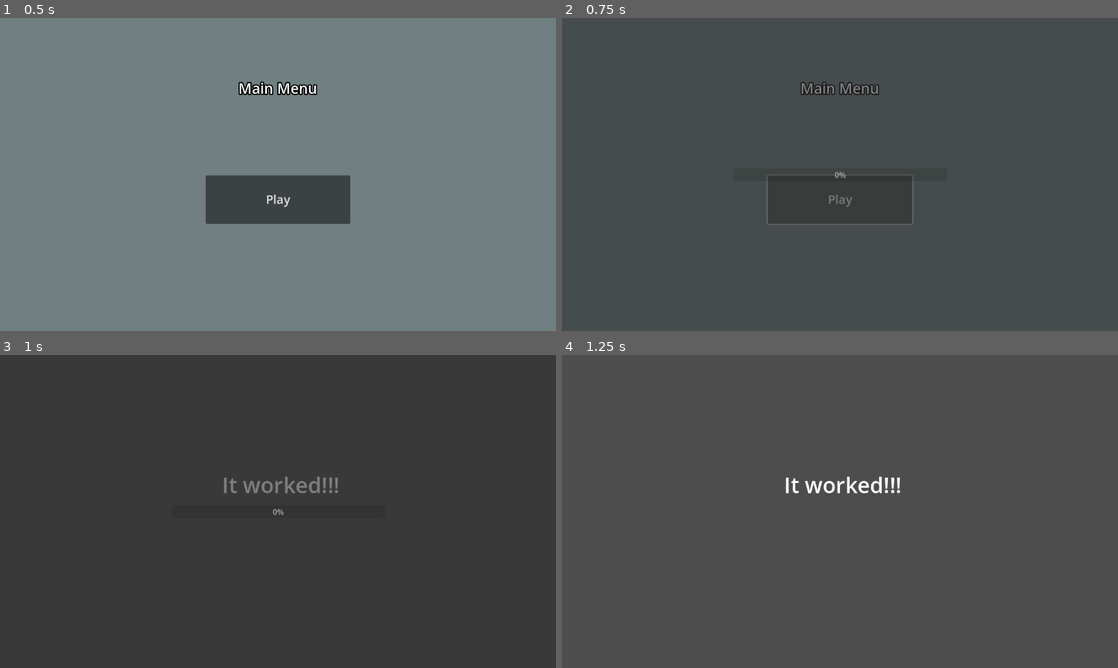
Above: before the commit, frames 1-4 (two rows, left to right).
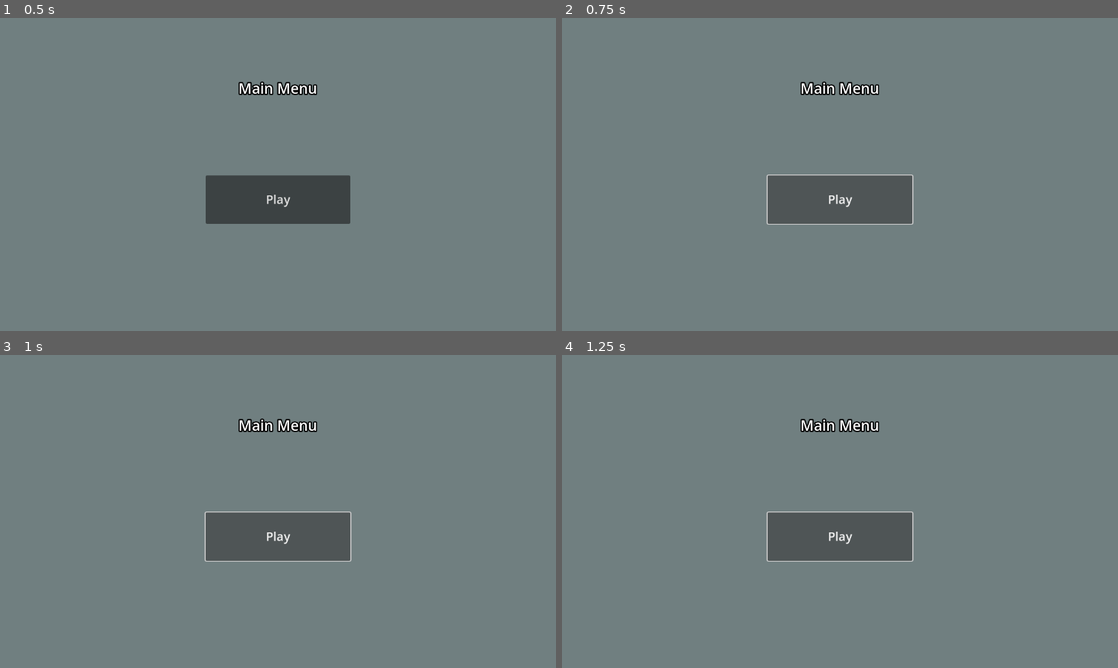
Above: after the commit, the same moments.

Repository: QuebleGameDev/BackgroundLoading
Game: Godot game, scene res://Game States/Main Menu/main_menu.tscn
Same seed, same stepped clock (60 frames per second), same inputs: the game is played once before the commit and once after it.
Inputs:
- Up to frame 1 (0.5 s): no input
- Up to frame 2 (0.75 s): click "Play" at 0.5 s
- Up to frame 3 (1 s): no input
- Up to frame 4 (1.25 s): no input

Frame 1 is identical in both runs. In frame 2, 100% of the frame differs, in the area x 0-100%, y 0-100%; in frame 3, 100%; in frame 4, 96%.

Commit message:
Skeleton Base

Diff:
--- a/Autoloads/global.gd
+++ /dev/null
@@ -1,72 +0,0 @@
-extends Node
-
-#--------------------------------------------------------
-# Scene paths aren't preloaded
-const GAME_SCENES = { # A dictionary of predefined scenes with string tags.  If the tag doesn't exist when loading, assumes path if absolute.
-"game_world": "res://Game States/Game World/game_world.tscn"
-}
-
-# Preload loading screen scene
-var loading_scene = preload("res://Loading Screen/loading_screen.tscn")
-#--------------------------------------------------------
-
-
-
-#--------------------------------------------------------
-func load_scene(current_scene, next_scene):
-
-	# Create a new loading scene from the root
-	var loading_scene_instance = loading_scene.instantiate()
-	get_tree().get_root().call_deferred("add_child",loading_scene_instance)
-
-	# Finds the path to the scene file. (needs to fetch from GAME_SCENES if applicable)
-	var load_path : String
-	if GAME_SCENES.has(next_scene): # If the scene is predefined, load the tags value.  Otherwise load the given path.
-		load_path = GAME_SCENES[next_scene]
-	else:
-		load_path = next_scene
-
-	var loader_next_scene
-	if ResourceLoader.exists(load_path):
-		loader_next_scene = ResourceLoader.load_threaded_request(load_path)
-
-	# Check if file exists
-	if loader_next_scene == null:
-		# handle your error
-		print("error: Attempting to load non-existent file!")
-		return
-
-	# Waits until the loading scene signals that it's safe to load (aka full screen covered)
-	await loading_scene_instance.safe_to_load
-	current_scene.queue_free()
-
-
-
-	# Continually check status of loading thread to update progress bar, and break when finished.
-	while true:
-		var load_progress = []
-		var load_status = ResourceLoader.load_threaded_get_status(load_path, load_progress)
-
-		# when we get a chunk of data
-		match load_status:
-			0: # THREAD_LOAD_INVALID_RESOURCE
-				print("error: Cannot load, resource is invalid.")
-				return
-
-			1: # THREAD_LOAD_IN_PROGRESS
-				# Update progress bar value on loading screen
-				loading_scene_instance.get_node("Control/load_ProgressBar").value = load_progress[0]
-
-			2: # THREAD_LOAD_FAILED
-				print("error: Loading failed!")
-				return
-
-			3: # THREAD_LOAD_LOADED
-				# Scene is loaded, now create an instance and add it as a child
-				var next_scene_instance = ResourceLoader.load_threaded_get(load_path).instantiate()
-				get_tree().get_root().call_deferred("add_child", next_scene_instance)
-
-				# Close loading screen
-				loading_scene_instance.fade_out_loading_screen()
-				return
-#--------------------------------------------------------
--- a/Game States/Main Menu/main_menu.gd
+++ /dev/null
@@ -1,9 +0,0 @@
-extends Node2D
-
-
-
-
-
-func _on_play_button_pressed():
-	print("Button pressed")
-	Global.load_scene(self, "game_world")
--- a/Game States/Main Menu/main_menu.tscn
+++ b/Game States/Main Menu/main_menu.tscn
@@ -1,12 +1,9 @@
-[gd_scene load_steps=3 format=3 uid="uid://d2krt1uvlkrrx"]
-
-[ext_resource type="Script" path="res://Game States/Main Menu/main_menu.gd" id="1_orel0"]
+[gd_scene load_steps=2 format=3 uid="uid://d2krt1uvlkrrx"]
 
 [sub_resource type="StyleBoxFlat" id="StyleBoxFlat_ip1gk"]
 bg_color = Color(0.439216, 0.498039, 0.501961, 1)
 
 [node name="main_menu" type="Node2D"]
-script = ExtResource("1_orel0")
 
 [node name="CanvasLayer" type="CanvasLayer" parent="."]
 
@@ -58,5 +55,3 @@
 size_flags_vertical = 2
 theme_override_font_sizes/font_size = 25
 text = "Play"
-
-[connection signal="pressed" from="CanvasLayer/GUI/Panel/VBoxContainer/PlayButton" to="." method="_on_play_button_pressed"]
--- a/Loading Screen/loading_screen.gd
+++ /dev/null
@@ -1,12 +0,0 @@
-extends CanvasLayer
-
-
-signal safe_to_load
-
-@onready var animPlayer = $AnimationPlayer
-
-
-func fade_out_loading_screen():
-	animPlayer.play("fade_out")
-	await animPlayer.animation_finished
-	queue_free()
--- a/Loading Screen/loading_screen.tscn
+++ /dev/null
@@ -1,127 +0,0 @@
-[gd_scene load_steps=7 format=3 uid="uid://denom1uici5bq"]
-
-[ext_resource type="Script" path="res://Loading Screen/loading_screen.gd" id="1_ue0y0"]
-
-[sub_resource type="Animation" id="Animation_2f4gf"]
-length = 0.001
-tracks/0/type = "value"
-tracks/0/imported = false
-tracks/0/enabled = true
-tracks/0/path = NodePath("Control:modulate")
-tracks/0/interp = 1
-tracks/0/loop_wrap = true
-tracks/0/keys = {
-"times": PackedFloat32Array(0),
-"transitions": PackedFloat32Array(1),
-"update": 0,
-"values": [Color(1, 1, 1, 0)]
-}
-
-[sub_resource type="Animation" id="Animation_2rrlf"]
-resource_name = "fade_in"
-length = 0.4
-tracks/0/type = "method"
-tracks/0/imported = false
-tracks/0/enabled = true
-tracks/0/path = NodePath(".")
-tracks/0/interp = 1
-tracks/0/loop_wrap = true
-tracks/0/keys = {
-"times": PackedFloat32Array(0.3),
-"transitions": PackedFloat32Array(1),
-"values": [{
-"args": [&"safe_to_load"],
-"method": &"emit_signal"
-}]
-}
-tracks/1/type = "value"
-tracks/1/imported = false
-tracks/1/enabled = true
-tracks/1/path = NodePath("Control:modulate")
-tracks/1/interp = 1
-tracks/1/loop_wrap = true
-tracks/1/keys = {
-"times": PackedFloat32Array(0, 0.3),
-"transitions": PackedFloat32Array(1, 1),
-"update": 0,
-"values": [Color(1, 1, 1, 0), Color(1, 1, 1, 1)]
-}
-
-[sub_resource type="Animation" id="Animation_lhxm1"]
-resource_name = "fade_out"
-length = 0.4
-tracks/0/type = "method"
-tracks/0/imported = false
-tracks/0/enabled = true
-tracks/0/path = NodePath(".")
-tracks/0/interp = 1
-tracks/0/loop_wrap = true
-tracks/0/keys = {
-"times": PackedFloat32Array(),
-"transitions": PackedFloat32Array(),
-"values": []
-}
-tracks/1/type = "value"
-tracks/1/imported = false
-tracks/1/enabled = true
-tracks/1/path = NodePath("Control:modulate")
-tracks/1/interp = 1
-tracks/1/loop_wrap = true
-tracks/1/keys = {
-"times": PackedFloat32Array(0, 0.3),
-"transitions": PackedFloat32Array(1, 1),
-"update": 0,
-"values": [Color(1, 1, 1, 1), Color(1, 1, 1, 0)]
-}
-
-[sub_resource type="AnimationLibrary" id="AnimationLibrary_8l0us"]
-_data = {
-"RESET": SubResource("Animation_2f4gf"),
-"fade_in": SubResource("Animation_2rrlf"),
-"fade_out": SubResource("Animation_lhxm1")
-}
-
-[sub_resource type="StyleBoxFlat" id="StyleBoxFlat_tgjww"]
-bg_color = Color(0.172549, 0.172549, 0.172549, 1)
-
-[node name="loading_screen" type="CanvasLayer"]
-script = ExtResource("1_ue0y0")
-
-[node name="AnimationPlayer" type="AnimationPlayer" parent="."]
-autoplay = "fade_in"
-libraries = {
-"": SubResource("AnimationLibrary_8l0us")
-}
-
-[node name="Control" type="Control" parent="."]
-modulate = Color(1, 1, 1, 0)
-layout_mode = 3
-anchors_preset = 15
-anchor_right = 1.0
-anchor_bottom = 1.0
-grow_horizontal = 2
-grow_vertical = 2
-
-[node name="Panel" type="Panel" parent="Control"]
-layout_mode = 1
-anchors_preset = 15
-anchor_right = 1.0
-anchor_bottom = 1.0
-grow_horizontal = 2
-grow_vertical = 2
-theme_override_styles/panel = SubResource("StyleBoxFlat_tgjww")
-
-[node name="load_ProgressBar" type="ProgressBar" parent="Control"]
-layout_mode = 1
-anchors_preset = 8
-anchor_left = 0.5
-anchor_top = 0.5
-anchor_right = 0.5
-anchor_bottom = 0.5
-offset_left = -221.5
-offset_top = -13.5
-offset_right = 221.5
-offset_bottom = 13.5
-grow_horizontal = 2
-grow_vertical = 2
-max_value = 1.0
--- a/project.godot
+++ b/project.godot
@@ -15,10 +15,6 @@
 config/features=PackedStringArray("4.0", "Forward Plus")
 config/icon="res://icon.svg"
 
-[autoload]
-
-Global="*res://Autoloads/global.gd"
-
 [display]
 
 window/stretch/mode="viewport"
